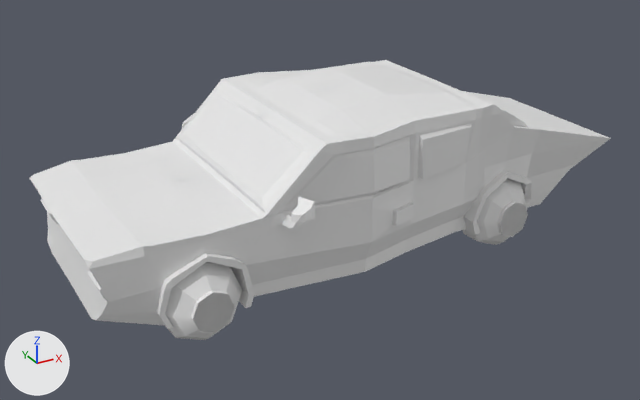
An edit to the FBX model Level Assets/NPC cars/model_mustang_basic.fbx, drawn before and after from the same camera.
The view is the same before and after, from a 50 mm camera at (-0.141, -0.366, 0.198) aimed at (0.065, 0.009, 0.011). Every picture has the same lights, and +X, +Y and +Z are marked at lower left. The picture after the commit comes second. Where no turn or scale is listed for an object, it has been applied to the vertices. Vertices at exactly the same position are counted once.

In view in the first picture: 'SM_Mustang_Base', 'SM_Mustang_Wheels'.
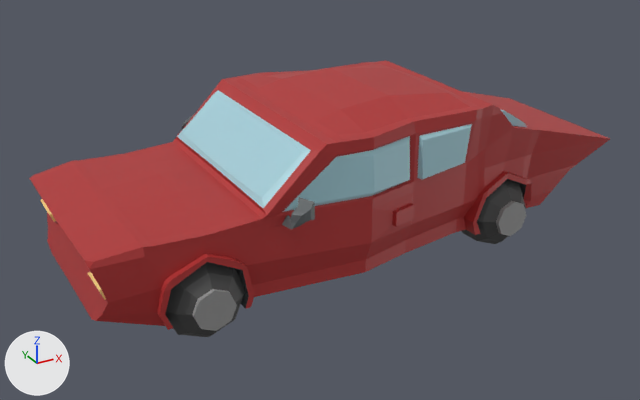
The newer file is also turned or shifted as a whole; pictures and numbers use the older file's frame.

What changed in the scene script:
```text
Add img_texture_mustang_tires_png:
    img_texture_mustang_tires_png = load_image('Texture_mustang_tires.png', 'Textures/Texture_mustang_tires.png', 1024, 1024, 'sRGB')
Add img_texture_mustang_png:
    img_texture_mustang_png = load_image('Texture_mustang.png', 'Textures/Texture_mustang.png', 1024, 1024, 'sRGB')
Add mat_m_mustang_tires:
    mat_m_mustang_tires = principled_material('M_Mustang_Tires')
    mat_m_mustang_tires.texture = img_texture_mustang_tires_png  # with its transparency
Add mat_m_mustang:
    mat_m_mustang = principled_material('M_Mustang')
    mat_m_mustang.texture = img_texture_mustang_png  # with its transparency
Change me_cube_002:
    used by ob_sm_mustang_base; location = (0.0494, 0.0098, 0.0305)
    remove me_cube_002.from_pydata(...)  # 869 vertices, 860 faces; spans x -0.12..0.178, y -0.071..0.071, z -0.035..0.042
    add me_cube_002.from_pydata(...)  # 856 vertices, 856 faces; spans x -0.12..0.178, y -0.071..0.071, z -0.035..0.041
    me_cube_002 part 1
    33 vertices are removed from x -0.096..0.104, y -0.06..0.06, z -0.035..0.042
    70 faces are deleted
    2 vertices move within x 0.011, y -0.06..0.06, z 0.029
    20 vertices are added at x -0.096..0.094, y -0.06..0.06, z -0.035..0.041
    66 new faces join them
    me_cube_002 part 2: 790 faces spanning x -0.12..0.178, y -0.071..0.071, z -0.035..0.041 switch from no material to mat_m_mustang (picture img_texture_mustang_png)
Change me_cylinder_006:
    used by ob_sm_mustang_wheels; location = (0.1522, 0.0542, 0.0016)
    remove me_cylinder_006.from_pydata(...)  # 358 vertices, 380 faces; spans x -0.195..0.019, y -0.111..0.028, z -0.02..0.02
    add me_cylinder_006.from_pydata(...)  # 232 vertices, 256 faces; spans x -0.193..0.019, y -0.109..0.02, z -0.02..0.019
    me_cylinder_006 part 3: the loose piece of 98 vertices spanning x -0.195..-0.155, y -0.111..-0.079, z -0.02..0.02 is rebuilt with 58 vertices and now spans x -0.193..-0.154, y -0.109..-0.078, z -0.02..0.019, in mat_m_mustang_tires (picture img_texture_mustang_tires_png)
    me_cylinder_006 part 4: the loose piece of 98 vertices spanning x -0.021..0.019, y -0.099..-0.067, z -0.02..0.02 is rebuilt with 58 vertices and now spans x -0.021..0.019, y -0.098..-0.066, z -0.02..0.019, in mat_m_mustang_tires (picture img_texture_mustang_tires_png)
    other edits to the shape of me_cylinder_006 do not show in these pictures
    add me_cylinder_006.materials.append(mat_m_mustang_tires)  # picture img_texture_mustang_tires_png
```

Changed parts and their boxes (x1, y1, x2, y2) in the pictures (640 x 400 px; the box of a moved part takes in the faces that stretch with it):
'SM_Mustang_Base', reshaped
    before: (29, 60, 611, 329)
    after: (29, 60, 610, 330)
'SM_Mustang_Wheels', reshaped, recoloured
    before: (165, 178, 528, 340)
    after: (165, 179, 526, 337)
part 1 of me_cube_002, moved or reshaped
    before: (102, 73, 477, 288)
    after: (102, 74, 477, 288)
part 2 of me_cube_002, recoloured (white to brown)
    both: (30, 60, 610, 329)
part 3 of me_cylinder_006, rebuilt
    before: (165, 262, 242, 340)
    after: (165, 262, 245, 337)
part 4 of me_cylinder_006, rebuilt
    before: (463, 178, 528, 245)
    after: (462, 179, 526, 244)
